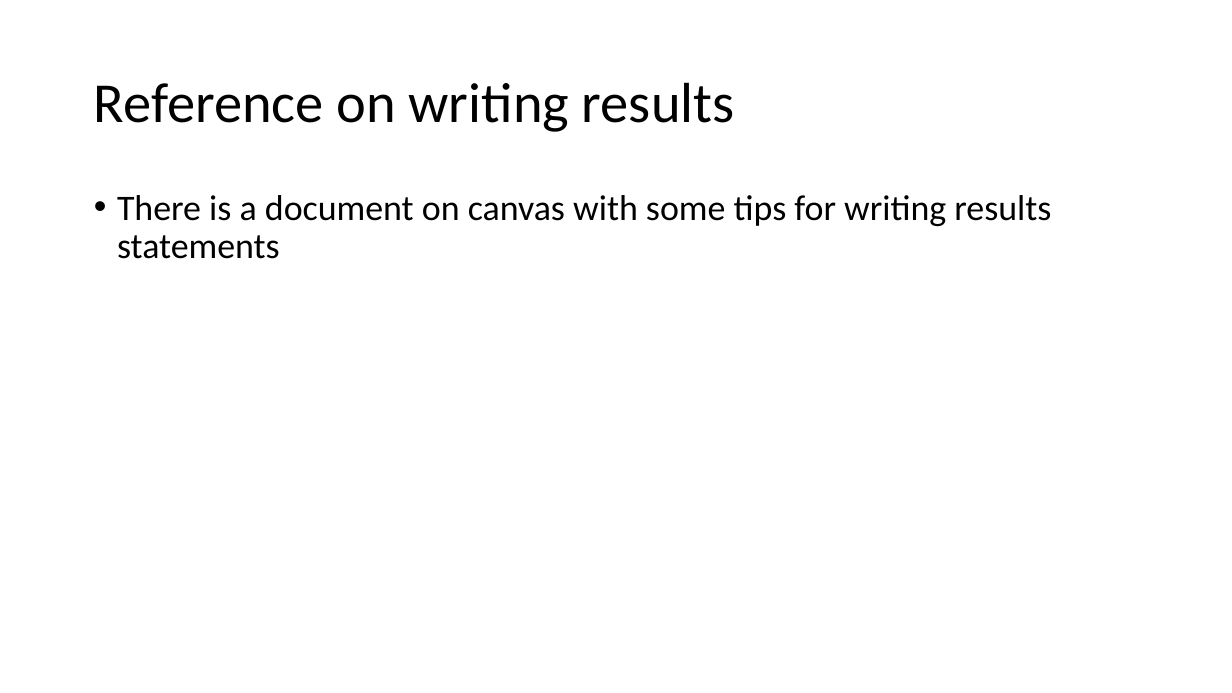
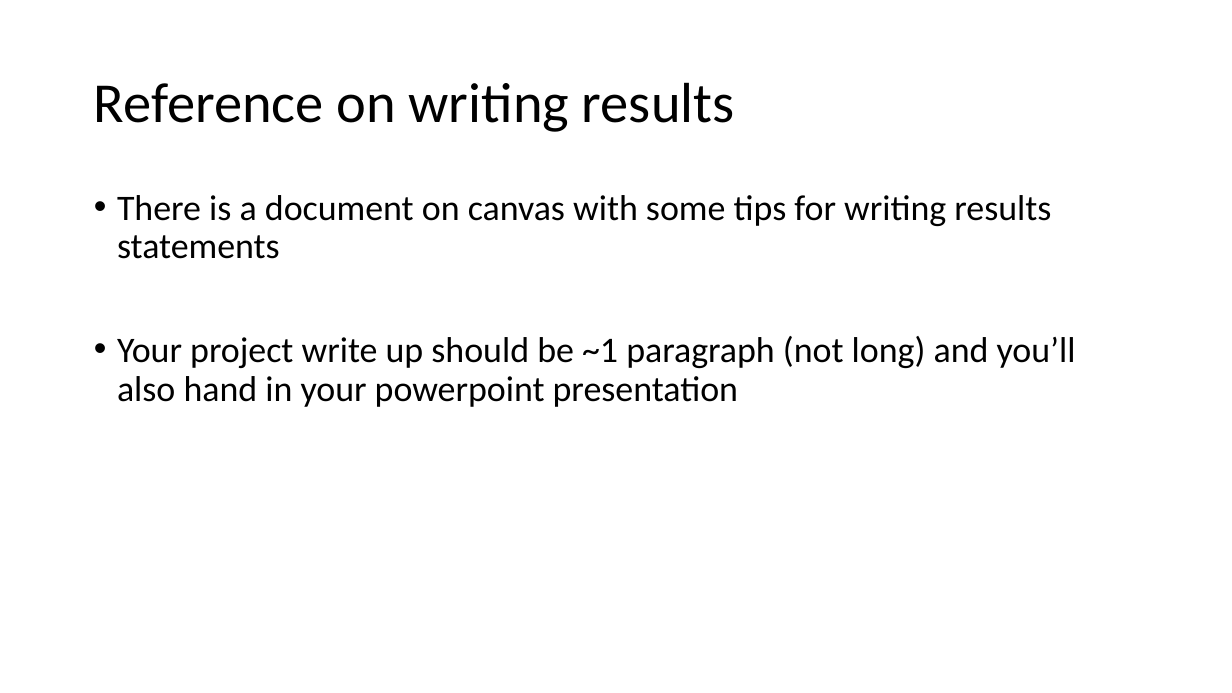
Before and after one commit to VTQuantMethodsEEB/klangwig, a slide deck: slide 2 of lectures/week_12_mixed_models/ex12_assignment.pptx. Drawn at 1232x693 pixels with LibreOffice and Linux fonts; fonts in the diff are those of the drawing. Boxes give left, top, right and bottom in pixels: in the first picture for what was removed or moved away, otherwise in the second. Text is boxed around its words. In the diff, an @@ line names an element or a change of style, - is before the commit and + after.

```diff
--- a/lectures/week_12_mixed_models/ex12_assignment.pptx
+++ b/lectures/week_12_mixed_models/ex12_assignment.pptx
@@ text at box(117, 336, 1076, 407): paragraph added @@
+• Your project write up should be ~1 paragraph (not long) and you’ll also hand in your powerpoint presentation
```
Also in this commit, not shown: 1 slide added, 1 other file.
